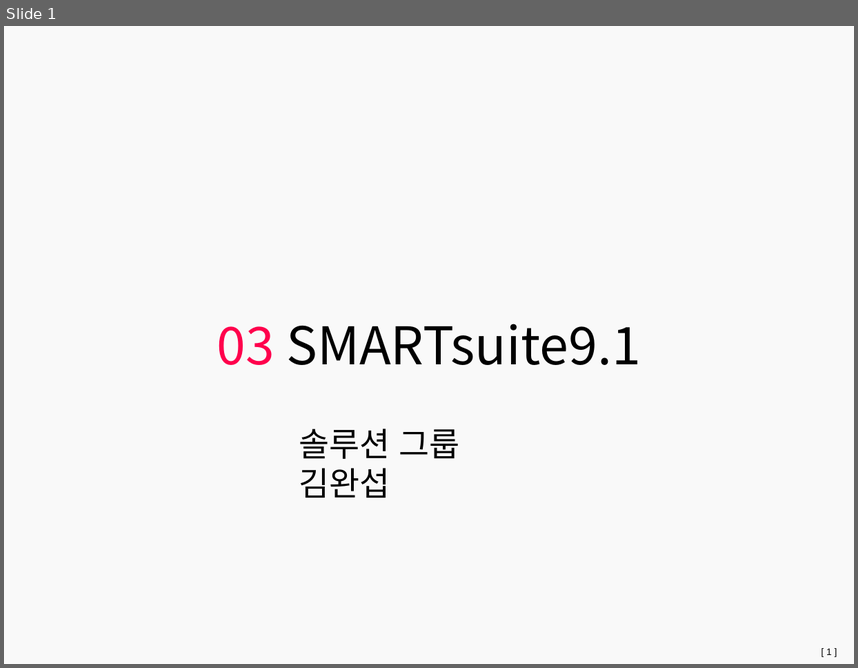
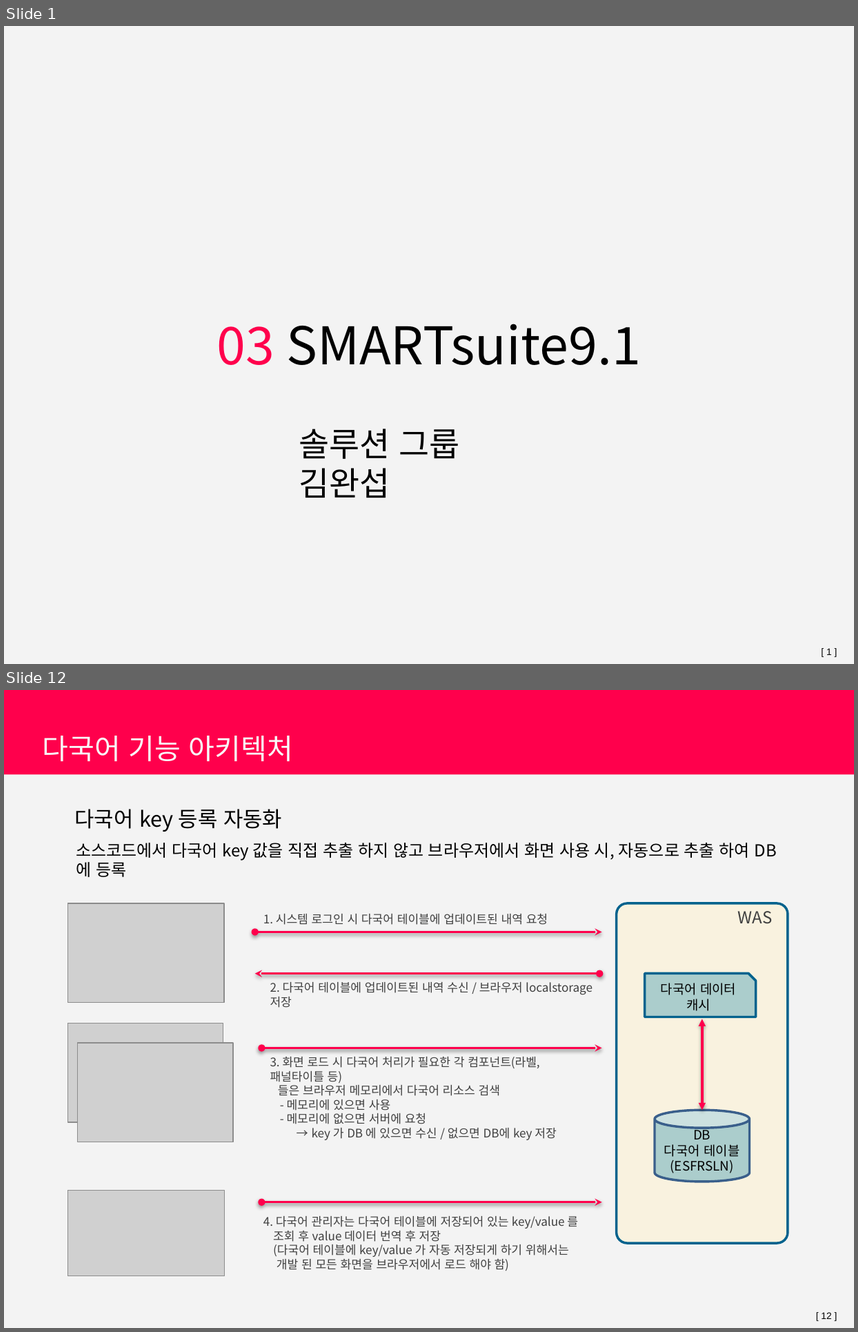
Before and after one commit to wasa-bee/smartsuite9.1_video_edu, a slide deck: 03 SMARTsuite9.1.pptx. Shown one above the other, each under a label of ours: slide 1 before the commit, slides 1 and 12 after it; the slides between them are not shown. The pictures are 858x668 and 858x1332 pixels, drawn with LibreOffice and Linux fonts; fonts in the diff are those of the drawing; grey boxes stand for pictures; background and template pictures are left out. Boxes give left, top, right and bottom in pixels: in the first picture for what was removed or moved away, otherwise in the second. Text is boxed around its words. In the diff, an @@ line names an element or a change of style, - is before the commit and + after.

```diff
--- a/03 SMARTsuite9.1.pptx
+++ b/03 SMARTsuite9.1.pptx
@@ slide 12 added at [4, 690, 854, 1328], background #F3F3F3; not listed: 1 template element that a slide beside it also shows @@
@@ rectangle added at [4, 690, 854, 774], fill #FF004C @@
@@ text added at [43, 736, 293, 762], 24 pt, text #F9F9F9 @@
+다국어 기능 아키텍처
@@ text added at [75, 809, 282, 831], 18 pt, text #000000 @@
+다국어 key 등록 자동화
@@ text added at [76, 842, 777, 877], 14 pt, text #000000 @@
+소스코드에서 다국어 key 값을 직접 추출 하지 않고 브라우저에서 화면 사용 시, 자동으로 추출 하여 DB 에 등록
@@ picture added at [67, 903, 224, 1002] @@
@@ text added at [263, 914, 548, 925], 10 pt, text #404040 @@
+1. 시스템 로그인 시 다국어 테이블에 업데이트된 내역 요청
@@ double arrow added from (254, 931) to (602, 931), #FF004C 2 pt @@
@@ double arrow added from (254, 973) to (600, 973), #FF004C 2 pt @@
@@ text added at [270, 982, 593, 1007], 10 pt, text #404040 @@
+2. 다국어 테이블에 업데이트된 내역 수신 / 브라우저 localstorage 저장
@@ group added at [616, 903, 788, 1243]: 1 rounded rectangle, 1 cylinder, 1 text, 1 snip rect, 1 double arrow @@
+DB
+다국어 테이블
+(ESFRSLN)
+WAS
+다국어 데이터
+캐시
@@ picture added at [67, 1023, 223, 1122] @@
@@ picture added at [77, 1043, 232, 1141] @@
@@ double arrow added from (261, 1048) to (602, 1048), #FF004C 2 pt @@
@@ text added at [270, 1056, 556, 1140], 10 pt, text #404040 @@
+3. 화면 로드 시 다국어 처리가 필요한 각 컴포넌트(라벨, 패널타이틀 등)
+들은 브라우저 메모리에서 다국어 리소스 검색
+- 메모리에 있으면 사용
+- 메모리에 없으면 서버에 요청
+→ key 가 DB 에 있으면 수신 / 없으면 DB에 key 저장
@@ picture added at [67, 1190, 224, 1276] @@
@@ double arrow added from (261, 1202) to (602, 1202), #FF004C 2 pt @@
@@ text added at [263, 1216, 578, 1270], 10 pt, text #404040 @@
+4. 다국어 관리자는 다국어 테이블에 저장되어 있는 key/value 를
+조회 후 value 데이터 번역 후 저장
+(다국어 테이블에 key/value 가 자동 저장되게 하기 위해서는
+개발 된 모든 화면을 브라우저에서 로드 해야 함)
```
Also in this commit, not shown: 2 other slides changed, 12 other slides added, 6 slides removed, 2 other files.
